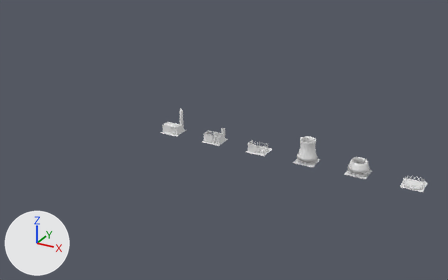
An edit to the Blender file industries/temperate/power_station.blend, drawn before and after from the same camera.
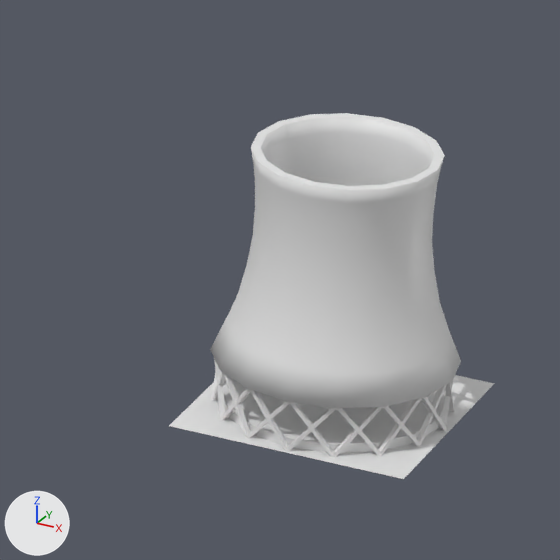
The first picture shows the older version from a camera (50 mm lens) standing at (8.7, -50.3, 25.5) and looking at (-19.5, 1.0, -0.2). The close-ups show both versions on the part from 62% to 73% of the width and 45% to 62% of the height of that picture; other places that the commit changed are outside them. Every picture has the same lights, and +X, +Y and +Z are marked at lower left.
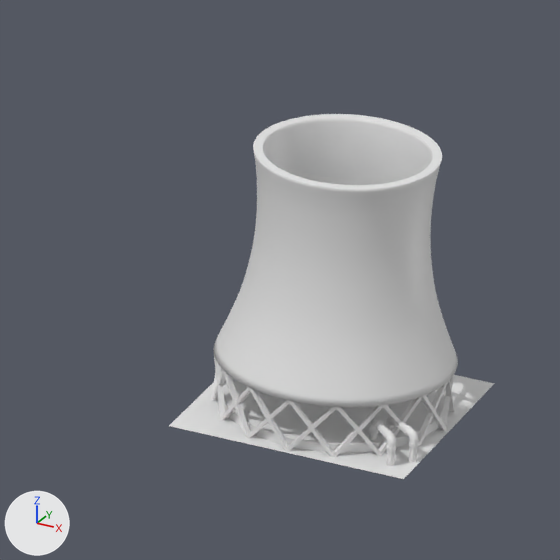
The change, as a diff of the scene's bpy script:
```diff
--- a/industries/temperate/power_station.blend.py
+++ b/industries/temperate/power_station.blend.py
@@ me_cylinder @@
 me_cylinder.from_pydata(...)  # 288 vertices, 288 faces; spans x -1.05..1.05, y -1.05..1.05, z 0.46..2.34
 # used by ob_cylinder_002; location = (-10.0, 0.0, 0.0); scale = (0.95, 0.95, 0.95)
+# me_cylinder part 1: creased or bevel-weighted edges go from 0 to 64
 me_cylinder.materials.append(mat_concrete_normalpaving)
@@ me_cylinder_001 @@
+me_cylinder_001.from_pydata(...)  # 625 vertices, 609 faces; spans x -7.44..1.2, y -1.2..1.2, z -4.25..8.75
+me_cylinder_001.polygons.foreach_set('use_smooth', [True] * 609)
+me_cylinder_001.materials.append(mat_rail_steelshiny)
@@ ob_cylinder_002 @@
 ob_cylinder_002.scale = (0.95, 0.95, 0.95)
+_m = ob_cylinder_002.modifiers.new('Subsurf', 'SUBSURF')
@@ ob_cylinder_008 @@
+ob_cylinder_008 = bpy.data.objects.new('Cylinder.008', me_cylinder_001)
+ob_cylinder_008.location = (-9.36, -0.636, 0.228)
+ob_cylinder_008.rotation_euler = (2.356, -1.571, 0.0)  # degrees (135, -90, 0)
+ob_cylinder_008.scale = (0.032, 0.032, 0.032)
+_m = ob_cylinder_008.modifiers.new('EdgeSplit', 'EDGE_SPLIT')
@@ ob_cylinder_011 @@
+ob_cylinder_011 = bpy.data.objects.new('Cylinder.011', me_cylinder_001)
+ob_cylinder_011.location = (-9.259, -0.515, 0.228)
+ob_cylinder_011.rotation_euler = (2.531, -1.571, 0.0)  # degrees (145, -90, 0)
+ob_cylinder_011.scale = (0.032, 0.032, 0.032)
+_m = ob_cylinder_011.modifiers.new('EdgeSplit', 'EDGE_SPLIT')
```

Pixel boxes (x1, y1, x2, y2) of what changed, in the close-ups (560 x 560 px):
'Cylinder.002', modifiers changed
    before: (210, 113, 461, 409)
    after: (214, 114, 458, 408)
'Cylinder.008', added
    after: (369, 418, 396, 466)
'Cylinder.011', added
    after: (385, 416, 418, 462)
